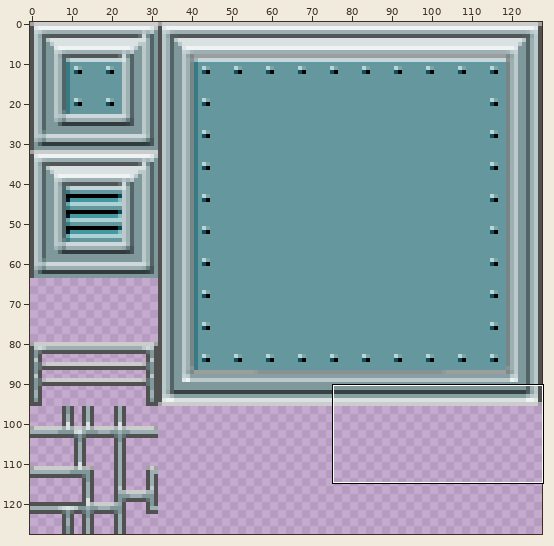
One commit to this sprite sheet: background/images/bgTileGrounds.png. Above, an overview of the earlier version with the close-up marked.
Close-up. Earlier state:
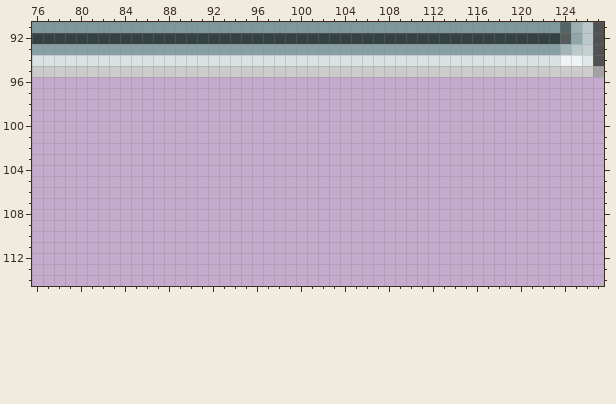
The file is 128x128 pixels. Colours within 5 levels of each other are drawn and written as one. Shown: x 76..127, y 91..114.
The result:
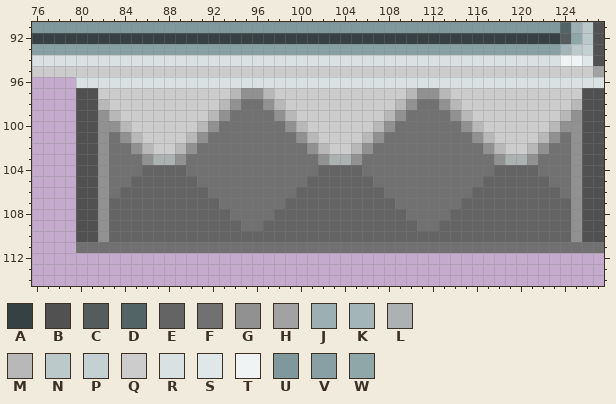
Palette (. is transparent): A #364143  B #515151  C #555c5d  D #536466  E #646464  F #717171  G #919191  H #a2a2a2  J #9cafb2  K #a3b5b8  L #acb1b2  M #b8b8b8  N #bcc9cb  P #c5d0d2  Q #cccccc  R #d9e1e2  S #e0e7e8  T #f0f3f4  U #7f989c  V #889fa3  W #90a7aa
What changed:
@@ x 76..127 @@
  95 QQQQQQQQQQQQQQQQQQQQQQQQQQQQQQQQQQQQQQQQQQQQQQQQQQQH
- 96 ....................................................
- 97 ....................................................
- 98 ....................................................
- 99 ....................................................
-100 ....................................................
-101 ....................................................
-102 ....................................................
-103 ....................................................
-104 ....................................................
-105 ....................................................
-106 ....................................................
-107 ....................................................
-108 ....................................................
-109 ....................................................
-110 ....................................................
-111 ....................................................
+ 96 ....RRRRRRRRRRRRRRRRRRRRRRRRRRRRRRRRRRRRRRRRRRRRRRRR
+ 97 ....BBQQQQQQQQQQQQMGGMQQQQQQQQQQQQMGGMQQQQQQQQQQQQBB
+ 98 ....BBMQQQQQQQQQQMGFFGMQQQQQQQQQQMGFFGMQQQQQQQQQQMBB
+ 99 ....BBGMQQQQQQQQMGFFFFGMQQQQQQQQMGFFFFGMQQQQQQQQMGBB
+100 ....BBGGMQQQQQQMGFFFFFFGMQQQQQQMGFFFFFFGMQQQQQQMGGBB
+101 ....BBGFGMQQQQMGFFFFFFFFGMQQQQMGFFFFFFFFGMQQQQMGFGBB
+102 ....BBGFFGMQQMGFFFFFFFFFFGMQQMGFFFFFFFFFFGMQQMGFFGBB
+103 ....BBGFFFGLLGFFFFFFFFFFFFGLLGFFFFFFFFFFFFGLLGFFFGBB
+104 ....BBGFFFEEEEFFFFFFFFFFFFEEEEFFFFFFFFFFFFEEEEFFFGBB
+105 ....BBGFFEEEEEEFFFFFFFFFFEEEEEEFFFFFFFFFFEEEEEEFFGBB
+106 ....BBGFEEEEEEEEFFFFFFFFEEEEEEEEFFFFFFFFEEEEEEEEFGBB
+107 ....BBGEEEEEEEEEEFFFFFFEEEEEEEEEEFFFFFFEEEEEEEEEEGBB
+108 ....BBGEEEEEEEEEEEFFFFEEEEEEEEEEEEFFFFEEEEEEEEEEEGBB
+109 ....BBGEEEEEEEEEEEEFFEEEEEEEEEEEEEEFFEEEEEEEEEEEEGBB
+110 ....BBGEEEEEEEEEEEEEEEEEEEEEEEEEEEEEEEEEEEEEEEEEEGBB
+111 ....FFFFFFFFFFFFFFFFFFFFFFFFFFFFFFFFFFFFFFFFFFFFFFFF
 112 ....................................................
